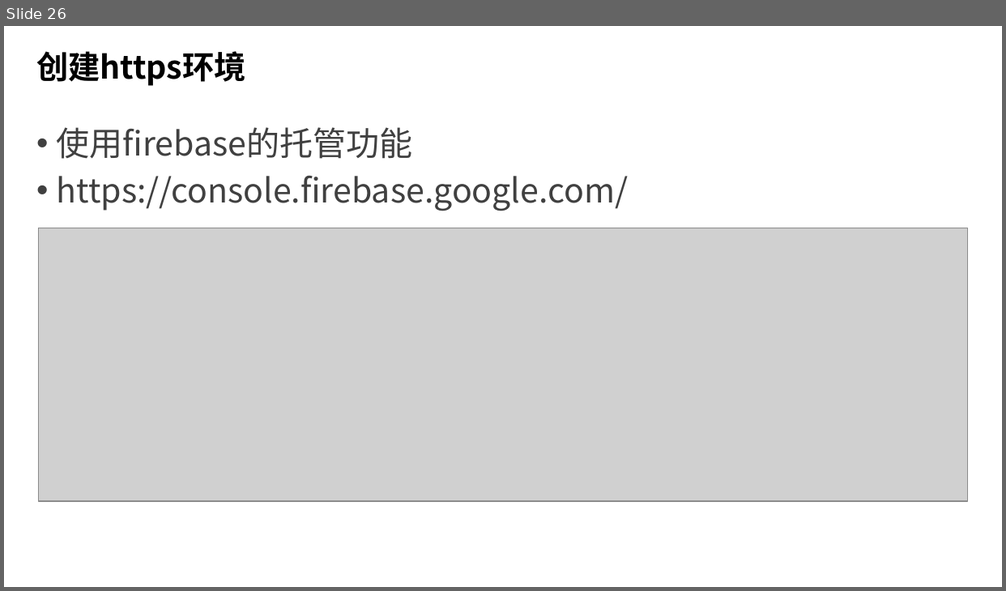
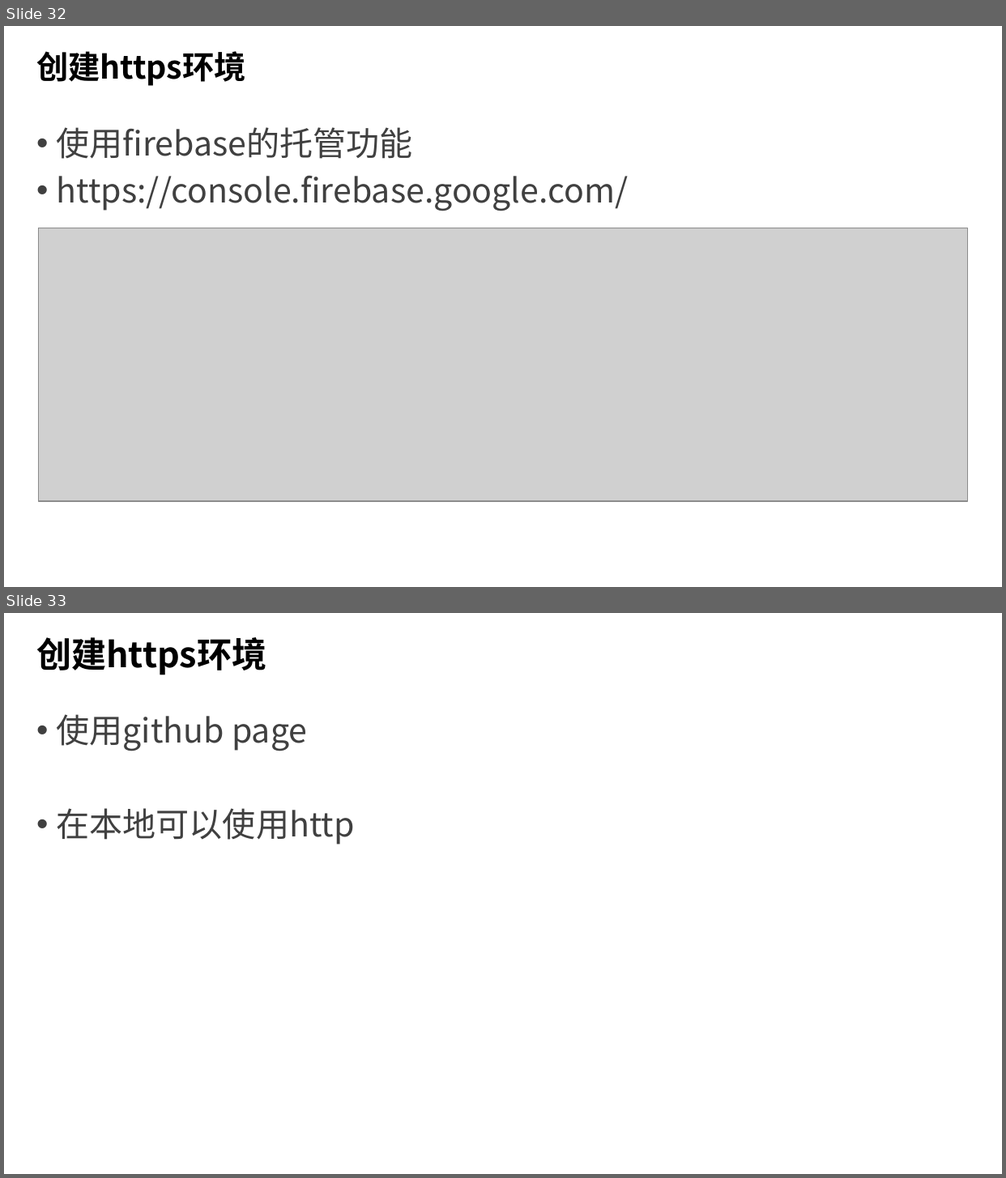
Before and after one commit to Brandy12345/files, a slide deck: PWD技术调研.pptx. Shown one above the other, each under a label of ours: slide 26 before the commit, slides 32 and 33 after it. The pictures are 1006x591 and 1006x1178 pixels, drawn with LibreOffice and Linux fonts; fonts in the diff are those of the drawing; grey boxes stand for pictures; background and template pictures are left out. Boxes give left, top, right and bottom in pixels: in the first picture for what was removed or moved away, otherwise in the second. Text is boxed around its words. In the diff, an @@ line names an element or a change of style, - is before the commit and + after.

```diff
--- a/PWD技术调研.pptx
+++ b/PWD技术调研.pptx
@@ slide 33 added at (x1=4, y1=613, x2=1002, y2=1174), background picture (left out) @@
@@ title added at (x1=36, y1=637, x2=266, y2=675), 25.2 pt, text #000000, bold @@
+创建https环境
@@ text added at (x1=57, y1=714, x2=355, y2=845), 24 pt, text #404040 @@
+• 使用github page
+• 在本地可以使用http
@@ what was slide 26 is now slide 32 @@
```
Also in this commit, not shown: 3 slides changed, 6 other slides added.
